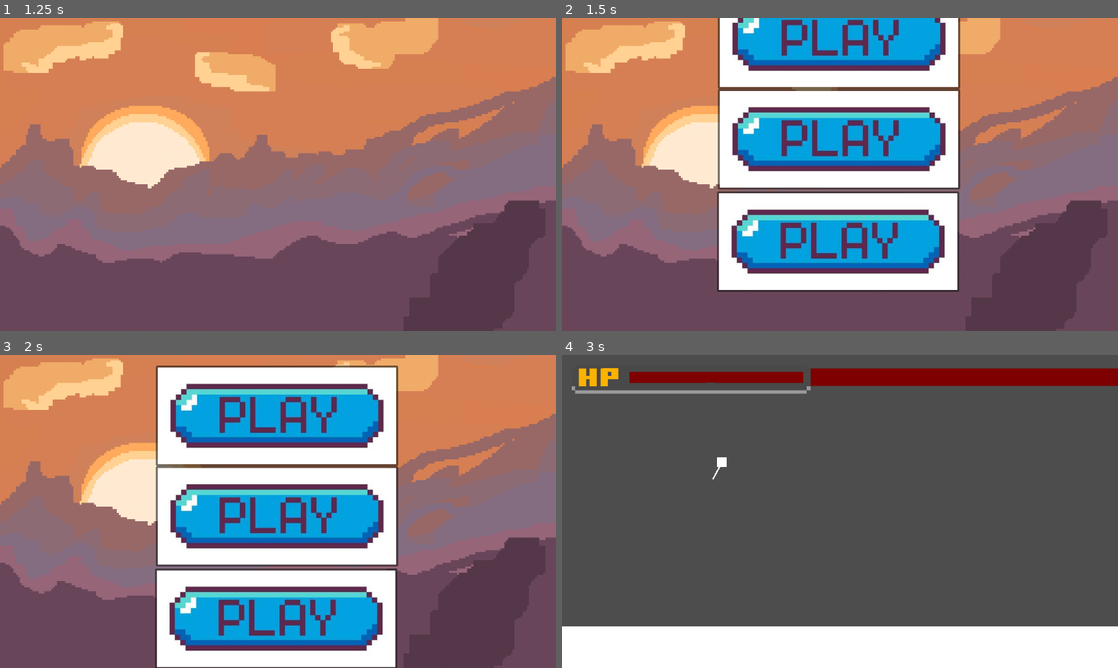
Above: before the commit, frames 1-4 (two rows, left to right).
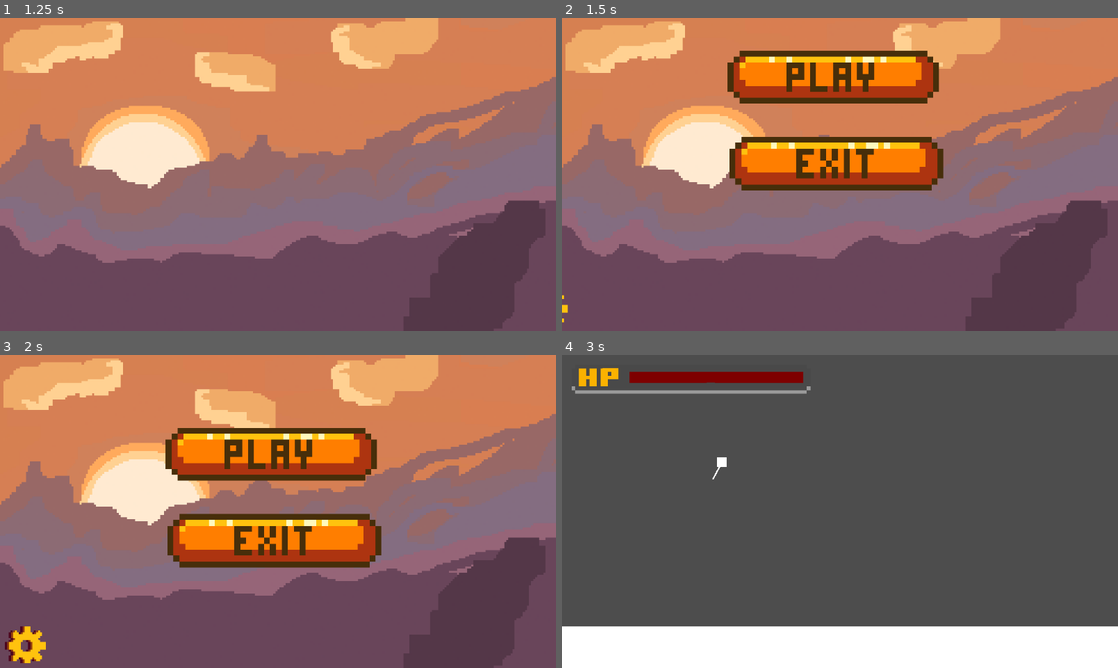
Above: after the commit, the same moments.

Repository: Audxius/Blaze-runner
Game: Godot game, scene res://Title screen.tscn
Two runs of this game, one before a commit and one after it. Both use one fixed random seed, a clock stepped at 60 frames per second and the inputs below. This scene is started directly instead of the project's main scene.
Inputs (mouse positions are in pixels of both pictures, inside the frame that each line leads up to; where the layout moved, square brackets give the same spot in the first picture):
- Up to frame 1 (1.25 s): tap Enter (enter) at 0.5, 0.6 s; move the mouse to (400, 158) at 0.52 s; hold D from 0.53 s (still down)
- Up to frame 2 (1.5 s): keep holding D; move the mouse to (728, 190) at 1.27 s; tap Enter (enter) at 1.35 s
- Up to frame 3 (2 s): keep holding D
- Up to frame 4 (3 s): release D at 2 s; click (840, 461) [840, 414] at 2 s; click "Level 1" at 2.75 s

Frame 1 is identical in both runs. In frame 2, 38% of the frame differs, in the area x 0-72%, y 0-98%; in frame 3, 42%, in the area x 0-72%, y 3-100%; in frame 4, 3.2%.

Commit message:
working hp

Diff:
--- a/Scenes/hp.gd
+++ b/Scenes/hp.gd
@@ -1,6 +1,6 @@
 extends ColorRect
 
-var hp = 1000;
+var hp = 100;
 
 
 # Called when the node enters the scene tree for the first time.
@@ -15,3 +15,5 @@
 	if Input.is_key_pressed(KEY_G):
 		if hp>=0:
 			hp-=1
+	if hp <=0:
+		get_tree().reload_current_scene()
--- a/Title screen.gd
+++ b/Title screen.gd
@@ -20,7 +20,7 @@
 
 func _ready():
 	play_button.position.y -=5000
-	settings_button.position.y -=5000
+	settings_button.position.x -=5000
 	exit_button.position.y -=5000
 
 func _process(_delta):
@@ -31,7 +31,7 @@
 		tween.tween_property(guy, "position", Vector2(guy.position.x-Xoffset,guy.position.y), Xtimer)
 		tween.tween_property(text, "position", Vector2(text.position.x+Xoffset,text.position.y), Xtimer)
 		tween.tween_property(play_button, "position", Vector2(play_button.position.x,play_button.position.y+Yoffset), Ytimer)
-		tween.tween_property(settings_button, "position", Vector2(settings_button.position.x,settings_button.position.y+Yoffset), Ytimer)
+		tween.tween_property(settings_button, "position", Vector2(settings_button.position.x+Yoffset,settings_button.position.y), Ytimer)
 		tween.tween_property(exit_button, "position", Vector2(exit_button.position.x,exit_button.position.y+Yoffset), Ytimer)
 		takes_input=false
 
--- a/Title screen.tscn
+++ b/Title screen.tscn
@@ -7,8 +7,11 @@
 [ext_resource type="Texture2D" uid="uid://n318ggsh2vn4" path="res://Scenes/Title screen/guy.png" id="3_myigp"]
 [ext_resource type="Texture2D" uid="uid://c1j0jtsf25nes" path="res://Scenes/Title screen/press start.png" id="5_n3j4c"]
 [ext_resource type="Script" path="res://press start.gd" id="6_lhqxa"]
-[ext_resource type="Texture2D" uid="uid://be5eav0ggaehm" path="res://Scenes/button-for-starting-game-clicking-play-vector.jpg" id="7_1ecye"]
+[ext_resource type="Texture2D" uid="uid://c7qa26yqddsn4" path="res://Scenes/Title screen/play.png" id="8_qvk6r"]
+[ext_resource type="Texture2D" uid="uid://byksy3hpneiib" path="res://Scenes/Title screen/settings.png" id="9_4yues"]
 [ext_resource type="AudioStream" uid="uid://cq4858dmyn8p0" path="res://select_sfx.wav" id="9_dxwj1"]
+[ext_resource type="Texture2D" uid="uid://bh8ixvt8ntgaj" path="res://Scenes/exit.png" id="10_mxh7d"]
+[ext_resource type="AudioStream" uid="uid://cxqbm3p08l8vr" path="res://Scenes/Title screen music.wav" id="12_0tk6b"]
 
 [node name="Title screen" type="Node2D"]
 script = ExtResource("1_2ca58")
@@ -35,29 +38,39 @@
 script = ExtResource("6_lhqxa")
 
 [node name="play" type="Button" parent="."]
-offset_left = 323.0
-offset_top = 22.0
-offset_right = 825.0
-offset_bottom = 230.0
-icon = ExtResource("7_1ecye")
+offset_left = 306.0
+offset_top = 102.0
+offset_right = 846.0
+offset_bottom = 342.0
+icon = ExtResource("8_qvk6r")
+flat = true
+expand_icon = true
 
 [node name="settings" type="Button" parent="."]
-offset_left = 323.0
-offset_top = 230.0
-offset_right = 825.0
-offset_bottom = 438.0
-icon = ExtResource("7_1ecye")
+offset_left = -19.0
+offset_top = 500.0
+offset_right = 483.0
+offset_bottom = 708.0
+icon = ExtResource("9_4yues")
+flat = true
 
 [node name="exit" type="Button" parent="."]
-offset_left = 321.0
-offset_top = 442.0
-offset_right = 823.0
-offset_bottom = 650.0
-icon = ExtResource("7_1ecye")
+offset_left = 309.0
+offset_top = 282.0
+offset_right = 858.0
+offset_bottom = 521.0
+icon = ExtResource("10_mxh7d")
+flat = true
+expand_icon = true
 
 [node name="AudioStreamPlayer2D" type="AudioStreamPlayer2D" parent="."]
 stream = ExtResource("9_dxwj1")
 
+[node name="background music" type="AudioStreamPlayer2D" parent="."]
+stream = ExtResource("12_0tk6b")
+volume_db = -10.895
+autoplay = true
+
 [connection signal="pressed" from="play" to="." method="_on_play_pressed"]
 [connection signal="pressed" from="settings" to="." method="_on_settings_pressed"]
 [connection signal="pressed" from="exit" to="." method="_on_exit_pressed"]
Not shown, added: Scenes/Title screen music.wav.import
Binary file added: Scenes/Title screen/play.png
Not shown, added: Scenes/Title screen/play.png.import
Binary file added: Scenes/Title screen/settings.png
Not shown, added: Scenes/Title screen/settings.png.import
Binary file added: Scenes/exit.png
Not shown, added: Scenes/exit.png.import
Not shown: 1 places in Title screen.tscn that only renumber resources
Not shown, added: Scenes/Title screen music.wav
